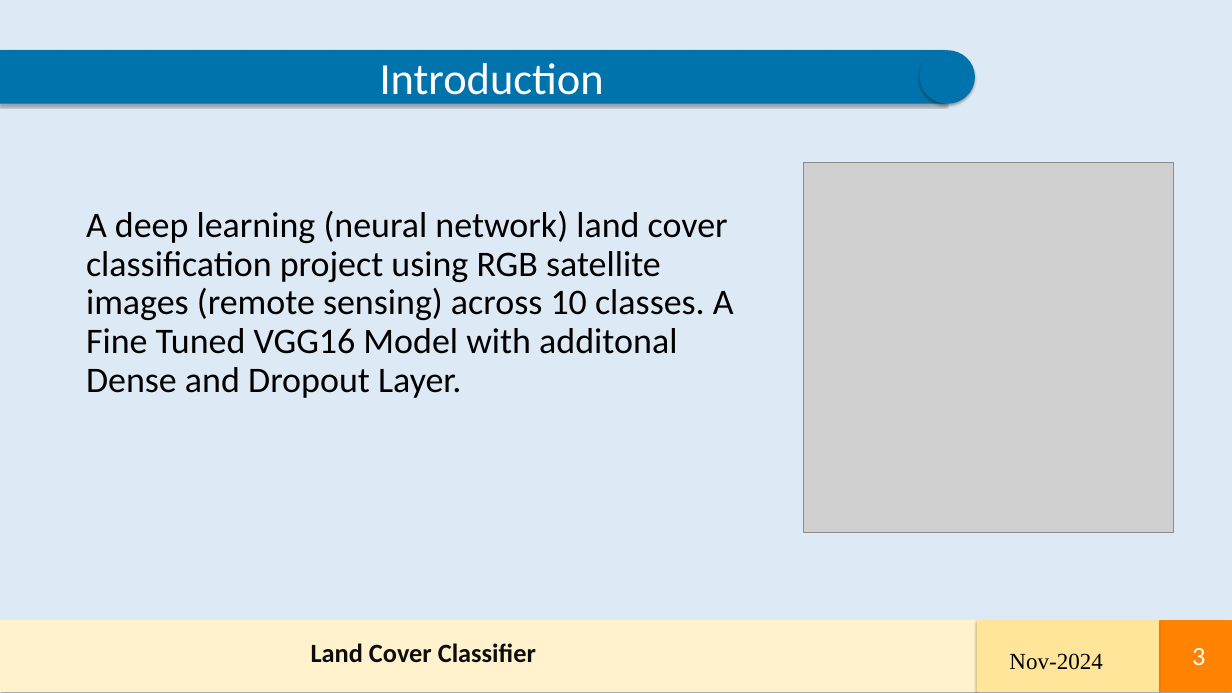
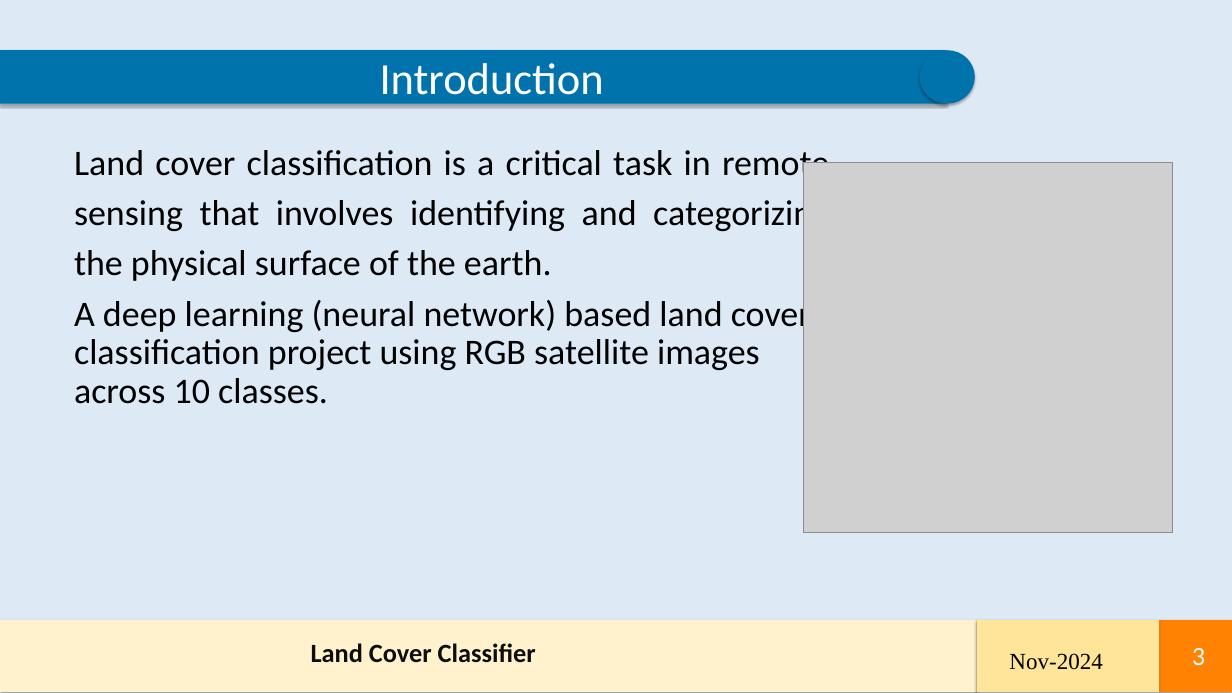
Before and after one commit to Her-Art/DSAI-Capstone-Project, a slide deck: slide 3 of LCC_Capstone_Project.pptx. Drawn at 1232x693 pixels with LibreOffice and Linux fonts; fonts in the diff are those of the drawing; grey boxes stand for pictures. Boxes give left, top, right and bottom in pixels: in the first picture for what was removed or moved away, otherwise in the second. Text is boxed around its words. In the diff, an @@ line names an element or a change of style, - is before the commit and + after.

```diff
--- a/LCC_Capstone_Project.pptx
+++ b/LCC_Capstone_Project.pptx
@@ text at (74,150,829,404): text changed @@
-A deep learning (neural network) land cover classification project using RGB satellite images (remote sensing) across 10 classes. A Fine Tuned VGG16 Model with additonal Dense and Dropout Layer.
+Land cover classification is a critical task in remote sensing that involves identifying and categorizing the physical surface of the earth.
+A deep learning (neural network) based land cover classification project using RGB satellite images across 10 classes.
```
Also in this commit, not shown: 6 other slides changed, 4 slides added, 1 other file.
